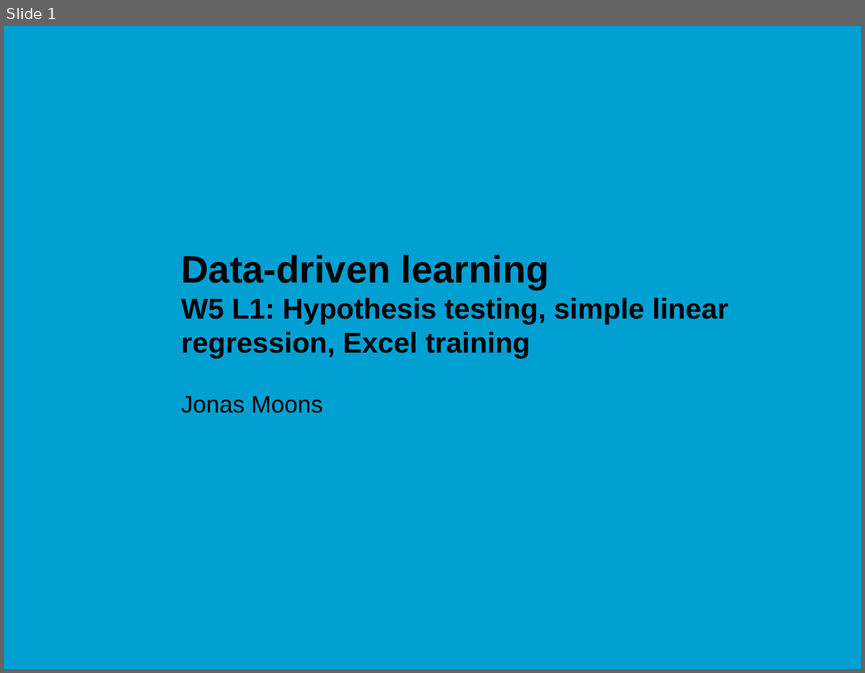
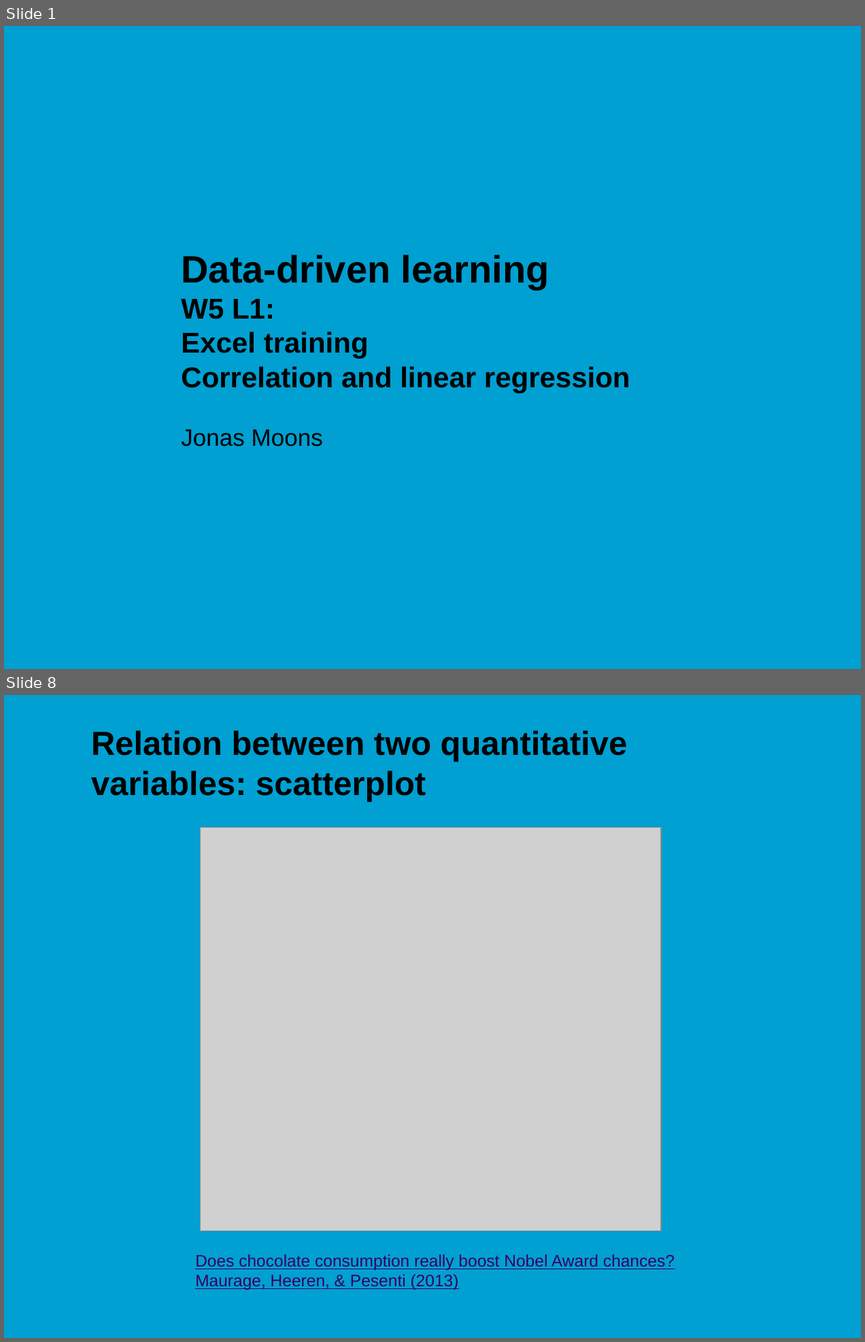
Before and after one commit to jonasmoons/data-driven-learning, a slide deck: slides/ddl-w5l1.pptx. Shown one above the other, each under a label of ours: slide 1 before the commit, slides 1 and 8 after it; the slides between them are not shown. The pictures are 865x673 and 865x1342 pixels, drawn with LibreOffice and Linux fonts; fonts in the diff are those of the drawing; grey boxes stand for pictures; background and template pictures are left out. Boxes give left, top, right and bottom in pixels: in the first picture for what was removed or moved away, otherwise in the second. Text is boxed around its words. In the diff, an @@ line names an element or a change of style, - is before the commit and + after.

```diff
--- a/slides/ddl-w5l1.pptx
+++ b/slides/ddl-w5l1.pptx
@@ slide 8 added at <box>4,695,861,1338</box>, background picture (left out) @@
@@ title added at <box>91,730,628,802</box>, 28 pt, text #000000, bold @@
+Relation between two quantitative variables: scatterplot
@@ picture added at <box>201,828,661,1232</box> @@
@@ text added at <box>195,1254,674,1289</box>, 14 pt, text #380060, underline @@
+Does chocolate consumption really boost Nobel Award chances?
+Maurage, Heeren, & Pesenti (2013)
@@ slide 1 changed as well @@
@@ title at <box>181,254,630,393</box>: text changed @@
-Data-driven learning
-W5 L1: Hypothesis testing, simple linear regression, Excel training
+Data-driven learning
+W5 L1:
+Excel training
+Correlation and linear regression
@@ subtitle "Jonas Moons": place and size @@
-subtitle "Jonas Moons" at <box>181,396,323,413</box>
+subtitle "Jonas Moons" at <box>181,429,323,446</box>
```
Also in this commit, not shown: 17 other slides added, 6 other files.
